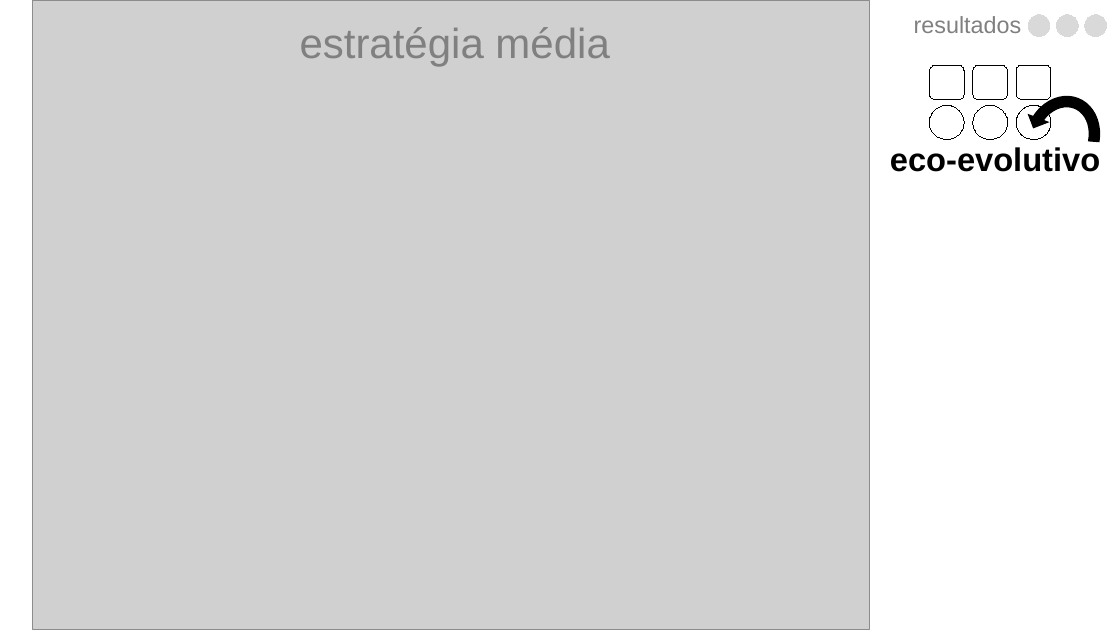
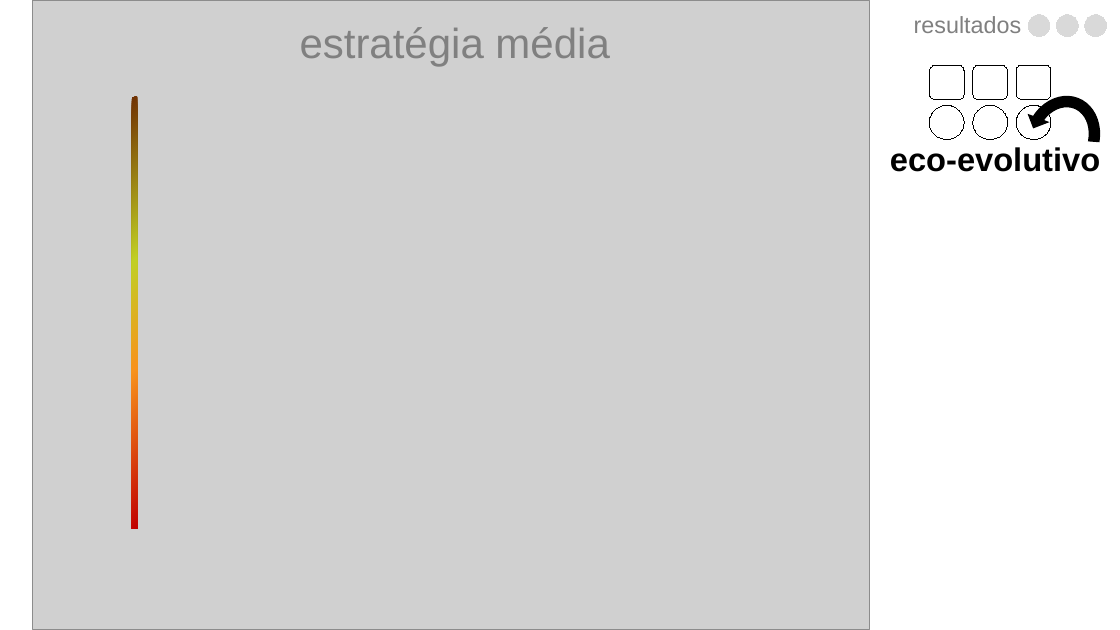
Before and after one commit to luisanovara/dissertacao, a slide deck: slide 171 of DEFESA.pptx (slide 169 before the commit). Drawn at 1120x630 pixels with LibreOffice and Linux fonts; fonts in the diff are those of the drawing; grey boxes stand for pictures. Boxes give left, top, right and bottom in pixels: in the first picture for what was removed or moved away, otherwise in the second. Text is boxed around its words. In the diff, an @@ line names an element or a change of style, - is before the commit and + after.

```diff
--- a/DEFESA.pptx
+++ b/DEFESA.pptx
@@ rectangle added at (132, 97, 138, 528), fill gradient #C00000 to #F8931D to #C1CF24 to #703103 @@
```
Also in this commit, not shown: 10 other slides changed, 2 slides added.
